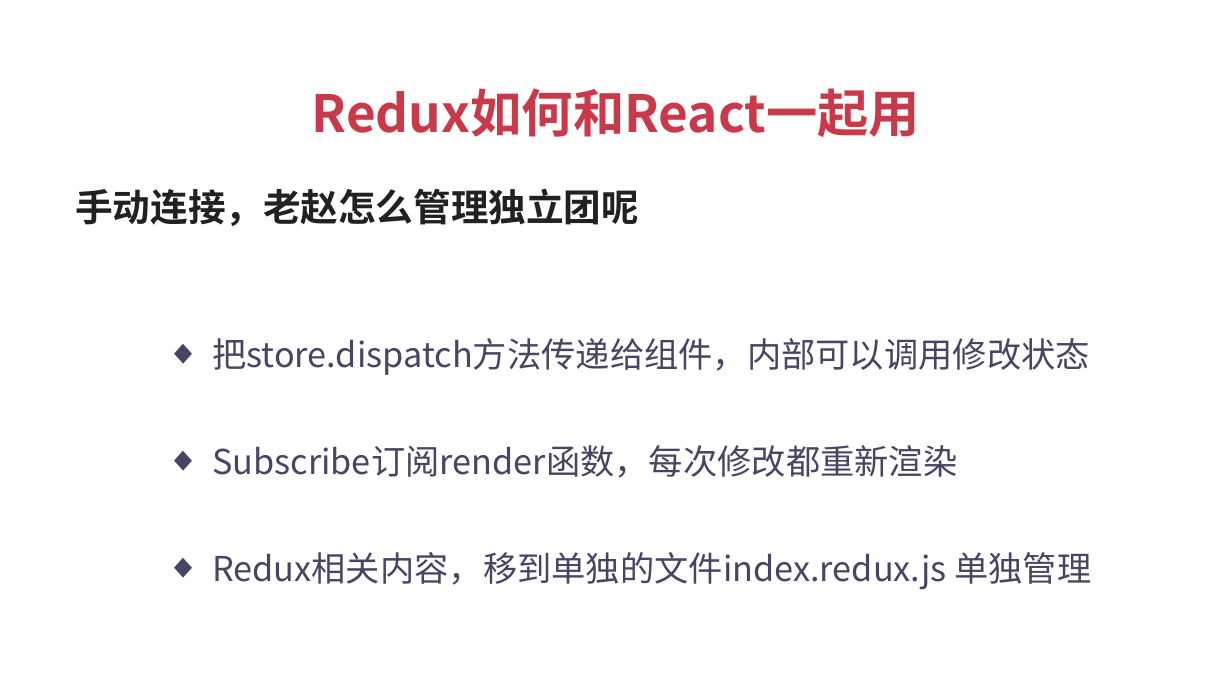
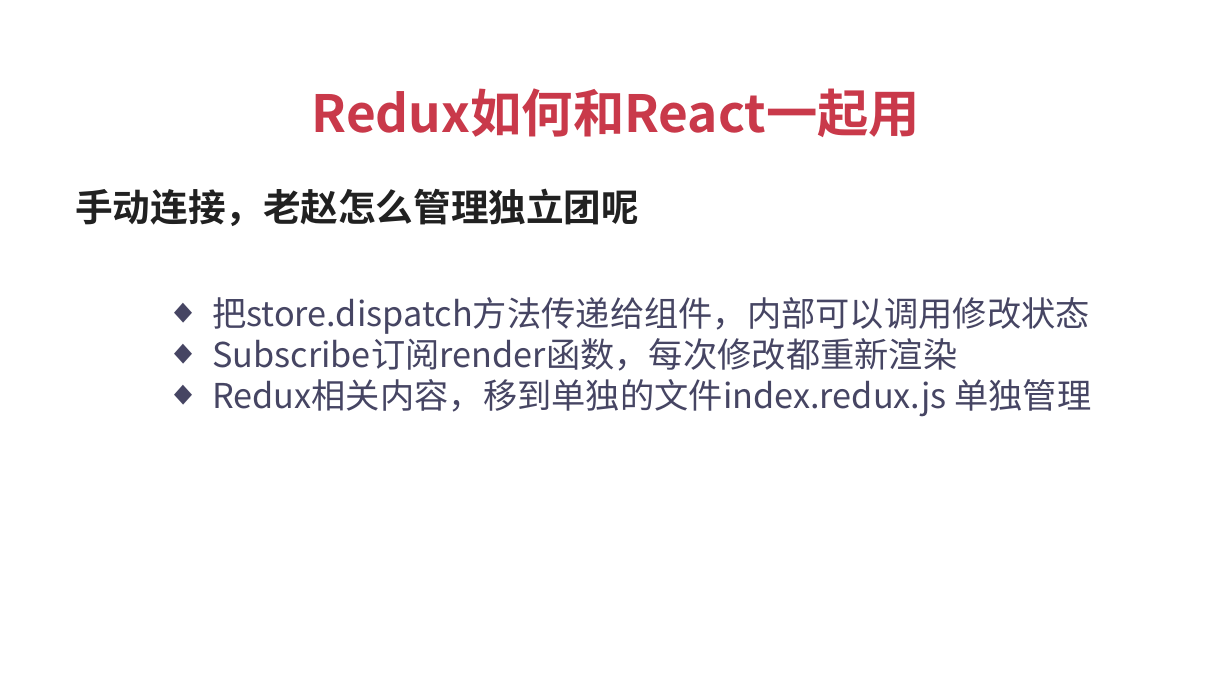
Before and after one commit to Crystal2030/react-zhaopin, a slide deck: slide 9 of ppt/03 Redux状态管理.pptx. Drawn at 1232x693 pixels with LibreOffice and Linux fonts; fonts in the diff are those of the drawing. Boxes give left, top, right and bottom in pixels: in the first picture for what was removed or moved away, otherwise in the second. Text is boxed around its words. In the diff, an @@ line names an element or a change of style, - is before the commit and + after.

```diff
--- a/ppt/03 Redux状态管理.pptx
+++ b/ppt/03 Redux状态管理.pptx
@@ text "把store.dispatch方法传递给组件，内部可以调用修改状态": place and size @@
-text "把store.dispatch方法传递给组件，内部可以调用修改状态" at [212, 338, 1090, 375]
+text "把store.dispatch方法传递给组件，内部可以调用修改状态" at [212, 297, 1091, 417]
@@ text at [212, 333, 1091, 417]: paragraphs added @@
+  ◆ Subscribe订阅render函数，每次修改都重新渲染
+  ◆ Redux相关内容，移到单独的文件index.redux.js 单独管理
@@ text removed at [212, 445, 957, 478] @@
-  ◆ Subscribe订阅render函数，每次修改都重新渲染
@@ text removed at [212, 552, 1091, 590] @@
-  ◆ Redux相关内容，移到单独的文件index.redux.js 单独管理
```
Also in this commit, not shown: 6 other slides changed, 3 other files.
